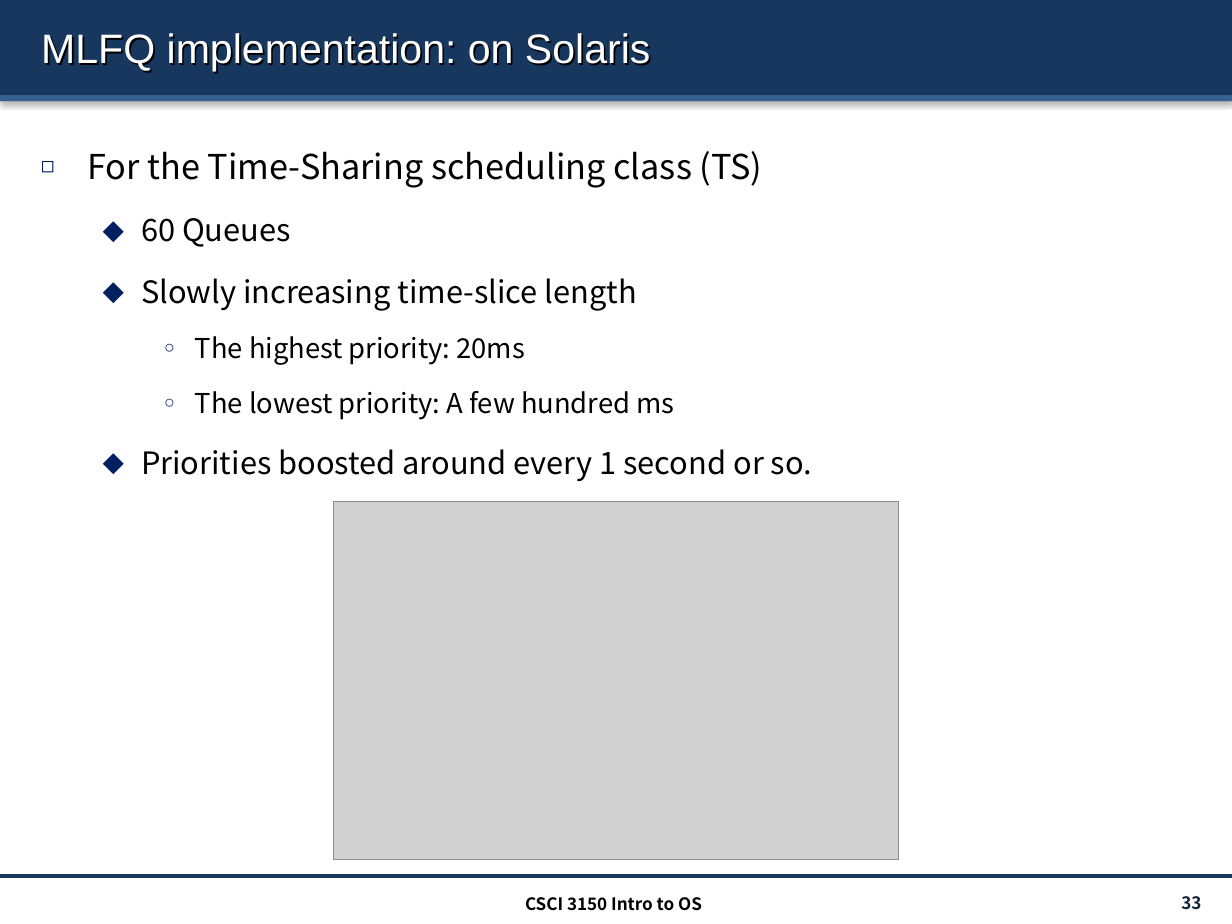
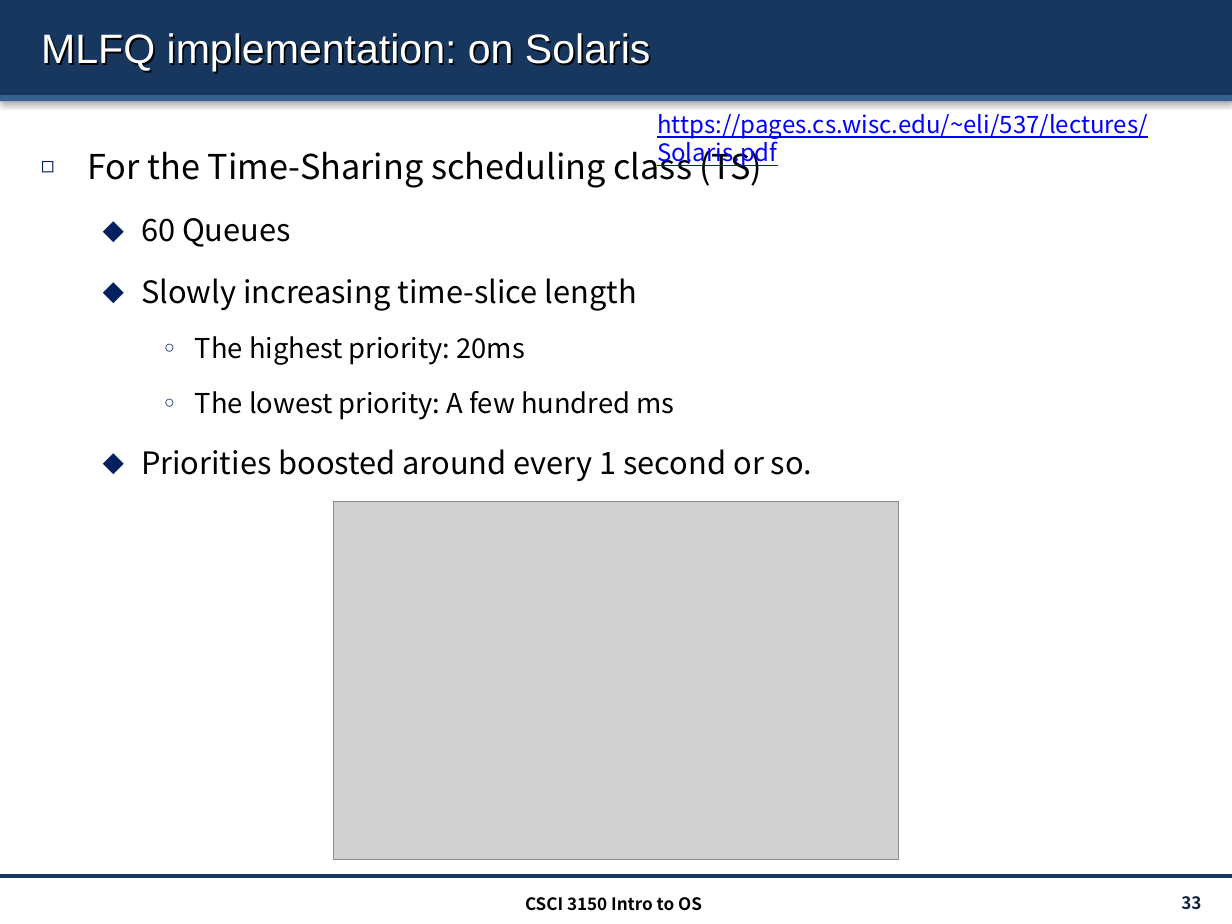
Before and after one commit to henryhxu/CSCI3150, a slide deck: slide 33 of lectures/lec9_sched.pptx. Drawn at 1232x924 pixels with LibreOffice and Linux fonts; fonts in the diff are those of the drawing; grey boxes stand for pictures. Boxes give left, top, right and bottom in pixels: in the first picture for what was removed or moved away, otherwise in the second. Text is boxed around its words. In the diff, an @@ line names an element or a change of style, - is before the commit and + after.

```diff
--- a/lectures/lec9_sched.pptx
+++ b/lectures/lec9_sched.pptx
@@ text added at [657, 114, 1148, 168], 14 pt, text #0000FF, underline @@
+https://pages.cs.wisc.edu/~eli/537/lectures/Solaris.pdf
```
Also in this commit, not shown: 1 other file.
